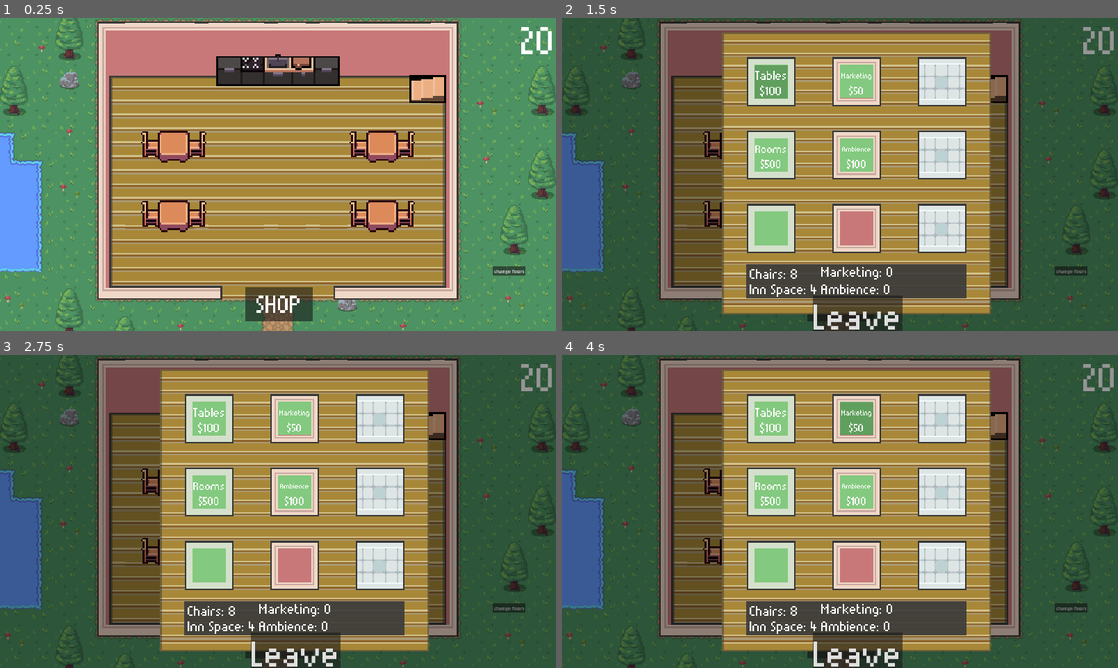
Above: before the commit, frames 1-4 (two rows, left to right).
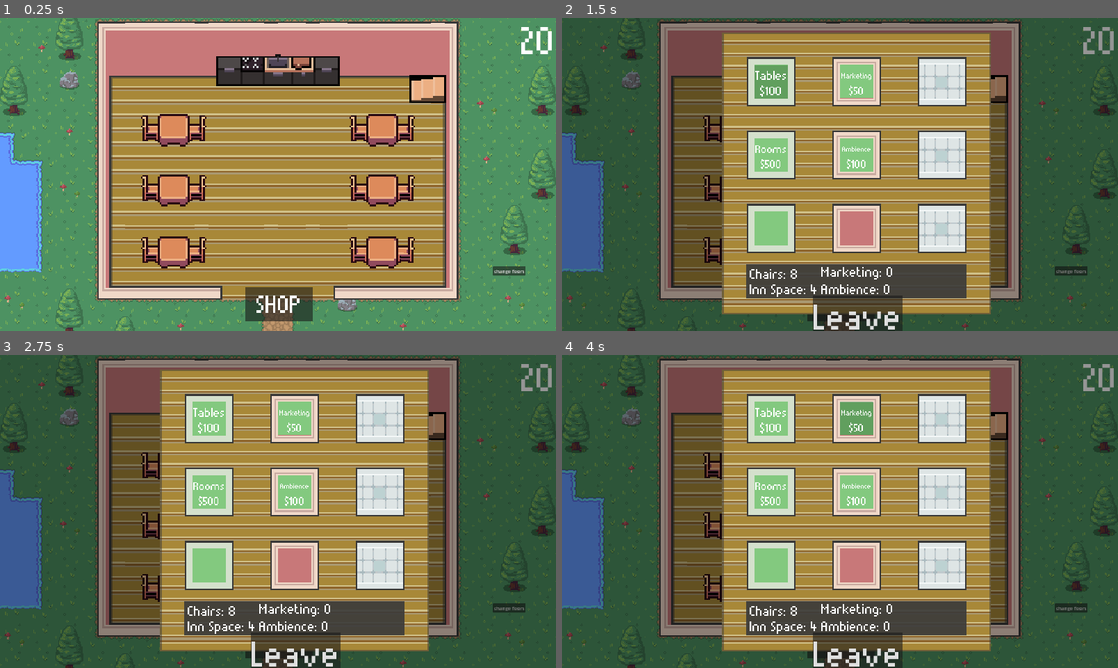
Above: after the commit, the same moments.

Repository: spencersmith24/CS315-Project3
Game: Godot game, scene res://Scenes/Scenes/main_2d.tscn
The game is run twice, just before and just after one commit, with the same random seed, the same clock (stepped at 60 frames per second) and the same inputs.
Inputs:
- Up to frame 1 (0.25 s): no input
- Up to frame 2 (1.5 s): click "SHOP" at 0.5 s; click "Tables" at 1.25 s
- Up to frame 3 (2.75 s): click "change floors" at 2 s
- Up to frame 4 (4 s): click "Rooms" at 2.75 s; click "Marketing" at 3.5 s

The runs differ from the first frame. In frame 1, 8.1% of the frame differs, in the area x 25-75%, y 30-80%; in frame 2, 0.9%; in frame 3, 0.9%; in frame 4, 0.9%.

Commit message:
add 2 more tables

Diff:
--- a/galaxy-gas/Scenes/Scenes/main_2d.tscn
+++ b/galaxy-gas/Scenes/Scenes/main_2d.tscn
@@ -1442,16 +1442,22 @@
 [node name="Tables" type="Node2D" parent="."]
 
 [node name="Table1" parent="Tables" instance=ExtResource("5_ythxb")]
-position = Vector2(-360, -96)
+position = Vector2(-360, -152)
 
 [node name="Table2" parent="Tables" instance=ExtResource("5_ythxb")]
-position = Vector2(-360, 144)
+position = Vector2(-360, 55)
 
 [node name="Table3" parent="Tables" instance=ExtResource("5_ythxb")]
-position = Vector2(360, 144)
+position = Vector2(-360, 269)
 
 [node name="Table4" parent="Tables" instance=ExtResource("5_ythxb")]
-position = Vector2(360, -96)
+position = Vector2(360, -152)
+
+[node name="Table5" parent="Tables" instance=ExtResource("5_ythxb")]
+position = Vector2(360, 55)
+
+[node name="Table6" parent="Tables" instance=ExtResource("5_ythxb")]
+position = Vector2(360, 269)
 
 [node name="Rooms" type="Node2D" parent="."]
 position = Vector2(50, -550)
Not shown: 1 places in galaxy-gas/Scenes/Scenes/shop.tscn that only renumber resources
